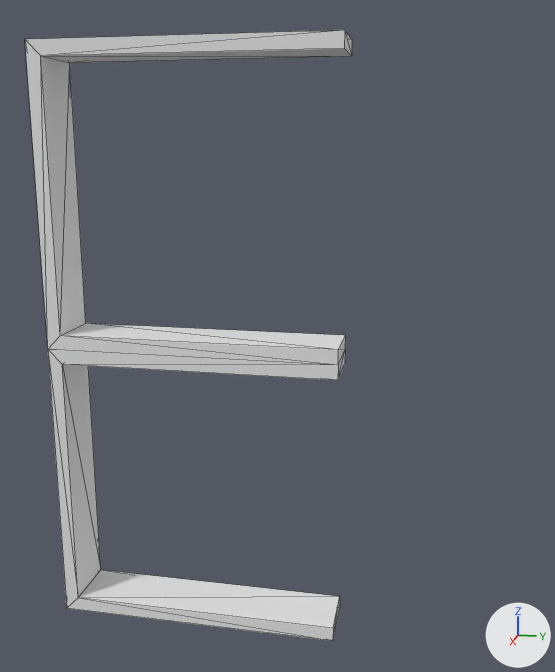
The OBJ model data/bmc/SET_4W2C/t_336.obj, before and after one commit.
Rendered twice from a 50 mm camera at (1.475, 0.137, 0.337) aimed at (0.153, -0.128, 0.006). Lighting does not change. The marker at lower right points along +X, +Y and +Z. Mesh edges are drawn as thin lines. Where no turn or scale is listed for an object, it has been applied to the vertices.

In view in the first picture: 't_336'.
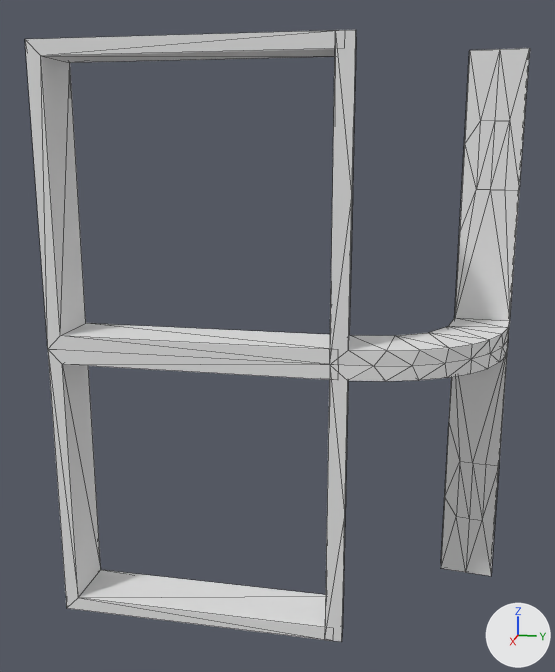
The change, as a diff of the scene's bpy script:
```diff
--- a/data/bmc/SET_4W2C/t_336.obj.py
+++ b/data/bmc/SET_4W2C/t_336.obj.py
@@ me_t_336 @@
 # used by ob_t_336; location = (0.0, 0.0, 0.0)
-me_t_336.from_pydata(...)  # 28 vertices, 54 faces; spans x 0.2..0.3, y -0.5..0.0, z -0.5..0.5
+me_t_336.from_pydata(...)  # 158 vertices, 322 faces; spans x 0.0..0.3, y -0.5..0.286, z -0.5..0.5
+# me_t_336 part 1: a new loose piece of 130 vertices spanning x 0.0..0.3, y -0.014..0.286, z -0.5..0.5
```

Changed parts and their boxes [x1, y1, x2, y2] in the pictures (555 x 672 px):
't_336', reshaped (54% wider): before [25, 30, 352, 641]; after [25, 30, 530, 642]
part 1 of me_t_336, added: after [325, 30, 530, 642]
